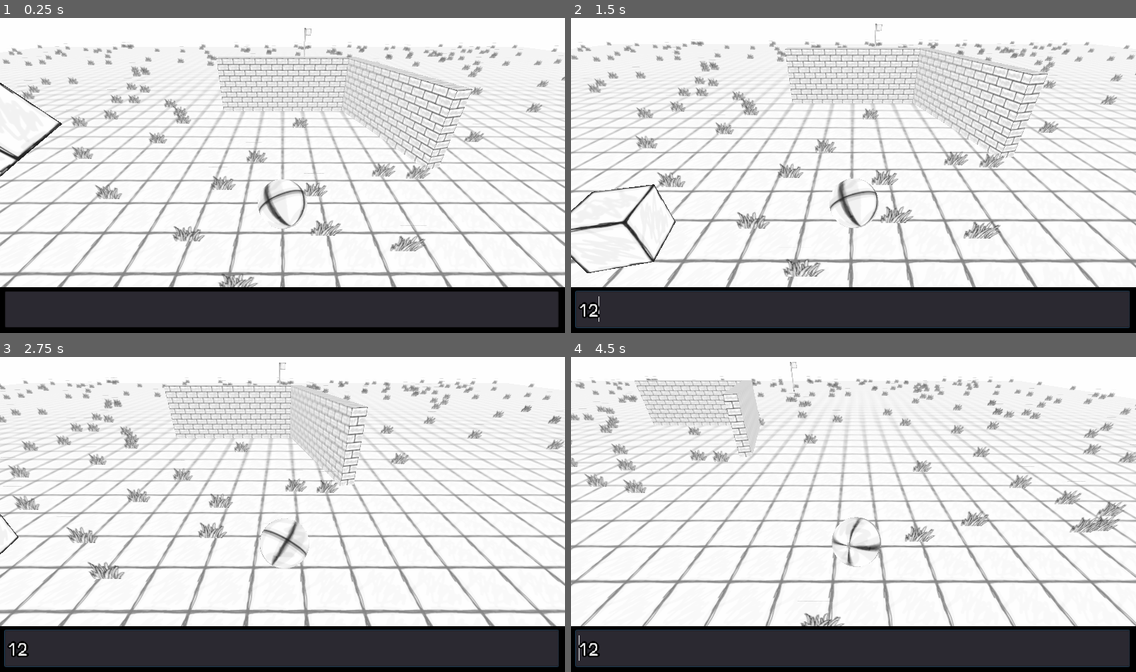
Above: before the commit, frames 1-4 (two rows, left to right).
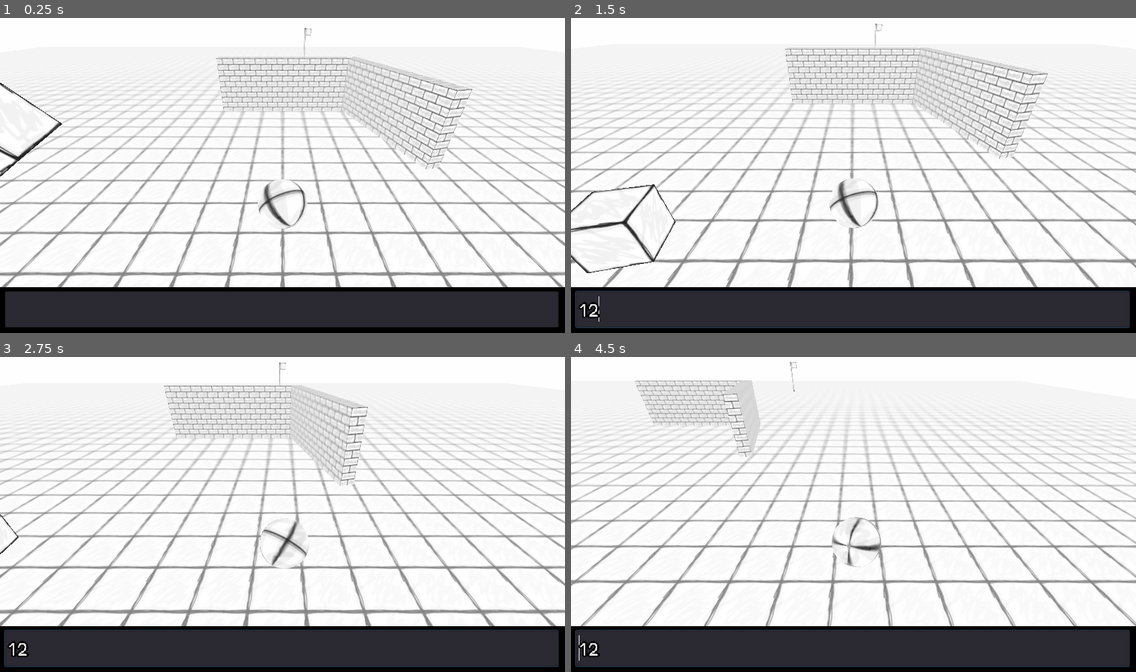
Above: after the commit, the same moments.

Repository: toimisto/rollballgenesis
Game: Godot game, scene res://scenes/Main.tscn
Same seed, same stepped clock (60 frames per second), same inputs: the game is played once before the commit and once after it.
Inputs (mouse positions are in pixels of both pictures, inside the frame that each line leads up to):
- Up to frame 1 (0.25 s): no input
- Up to frame 2 (1.5 s): click (853, 307) at 0.52 s; type "12" at 0.6 s; hold Right (ui_right) from 1.28 s (still down)
- Up to frame 3 (2.75 s): release Right (ui_right) at 2.03 s; hold Down (ui_down) from 2.03 s (still down)
- Up to frame 4 (4.5 s): release Down (ui_down) at 2.78 s; hold Right (ui_right) 2.78-3.53 s; hold Up (ui_up) 3.53-4.28 s; hold Left (ui_left) from 4.28 s (still down)

The runs differ from the first frame. In frame 1, 3.5% of the frame differs, in the area x 0-100%, y 7-86%; in frame 2, 3.6%; in frame 3, 3.2%; in frame 4, 3.8%, in the area x 0-100%, y 6-86%.

Commit message:
added func for removing grass

Diff:
--- a/scripts/Level.gd
+++ b/scripts/Level.gd
@@ -3,11 +3,13 @@
 export (PackedScene) var Grass
 
 var SAFESPACE = {}
+var grasses = []
+
+
 
 # Called when the node enters the scene tree for the first time.
 func _ready():
     SAFESPACE["Shinji"] = $Shinji.get_global_transform()
-    toggle_grass(true)
 
 # Called every frame. 'delta' is the elapsed time since the previous frame.
 func _process(delta):
@@ -18,7 +20,11 @@
         for i in range(500):
             var grass = Grass.instance()
             add_child(grass)
+            grasses.append(grass)
             grass.set_global_transform(Transform(Vector3(1,0,0),Vector3(0,1,0),Vector3(0,0,1),Vector3(randf()*150-75,0,randf()*150-75)))
+    else:
+        for grass in grasses:
+            remove_child(grass)
 
 func select_dimension(dimension):
     if dimension == 2:
